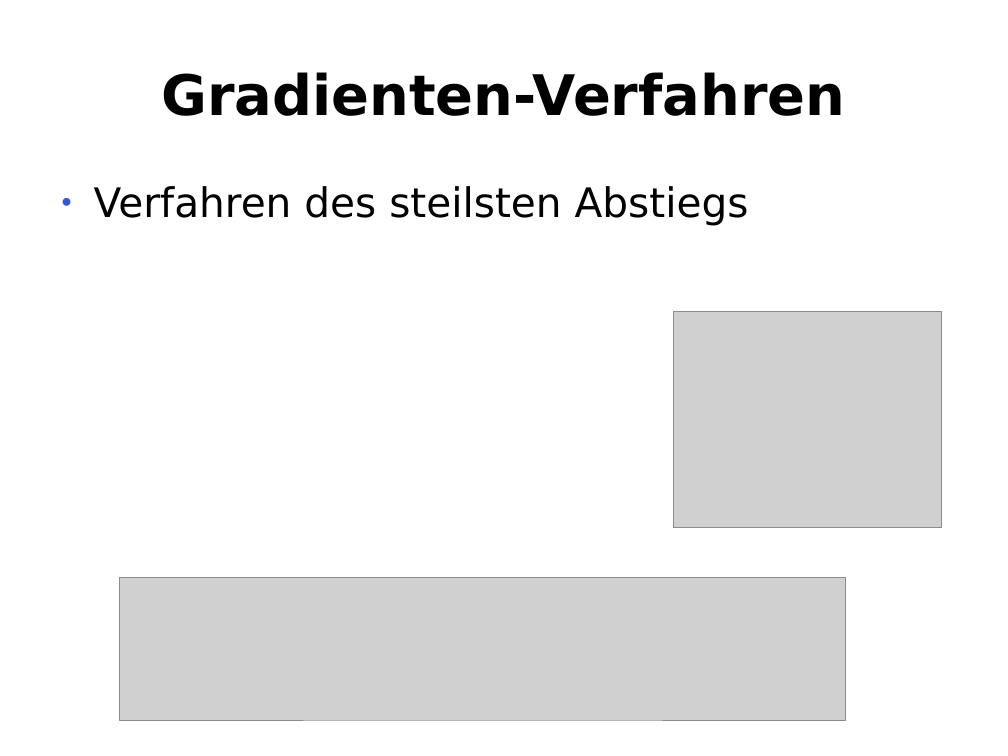
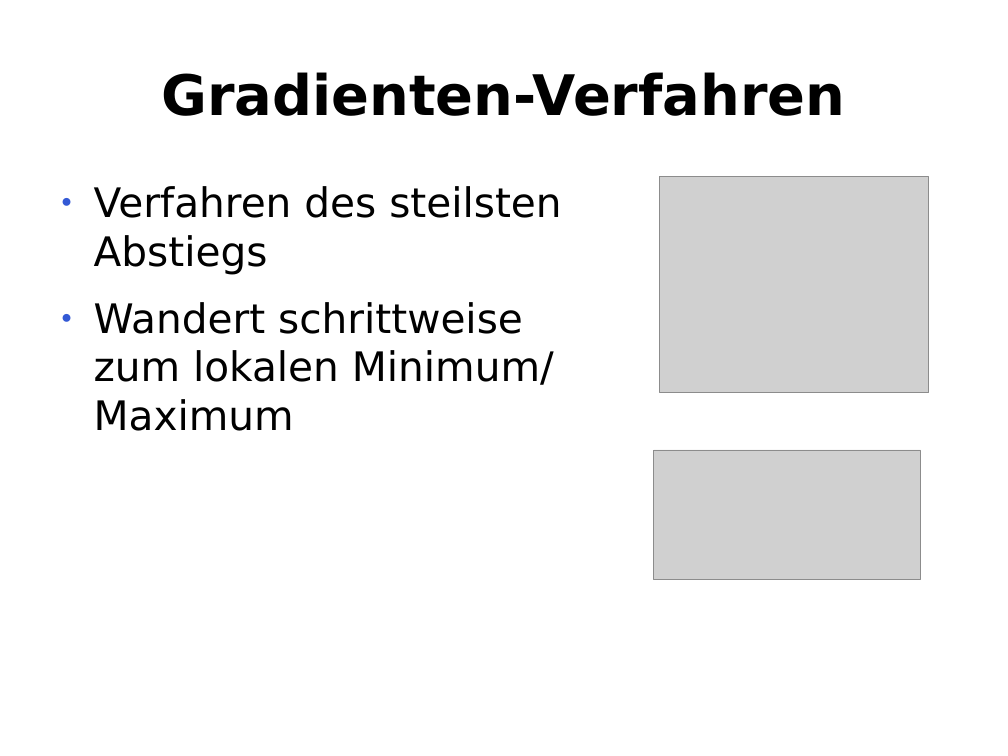
Before and after one commit to te-bachi/SimulationDoc, a slide deck: slide 28 of präsentation/Präsentation_bachi.odp (slide 26 before the commit). Drawn at 1008x756 pixels with LibreOffice and Linux fonts; fonts in the diff are those of the drawing; grey boxes stand for pictures. Boxes give left, top, right and bottom in pixels: in the first picture for what was removed or moved away, otherwise in the second. Text is boxed around its words. In the diff, an @@ line names an element or a change of style, - is before the commit and + after.

```diff
--- a/präsentation/Präsentation_bachi.odp
+++ b/präsentation/Präsentation_bachi.odp
@@ picture: place and size @@
-picture at [120, 577, 846, 720]
+picture at [660, 177, 929, 392]
@@ text at [94, 302, 554, 431]: paragraph added @@
+● Wandert schrittweise
+  zum lokalen Minimum/
+  Maximum
@@ picture: place and size @@
-picture at [673, 312, 942, 528]
+picture at [654, 450, 920, 580]
```
Also in this commit, not shown: 5 other slides changed, 3 slides added, 8 other files.
